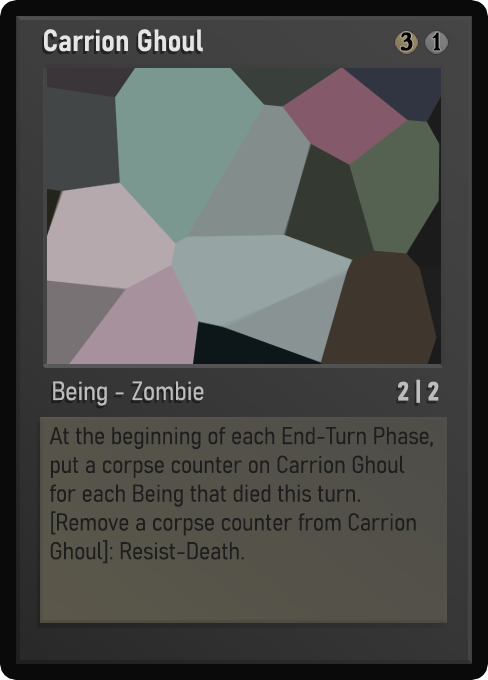
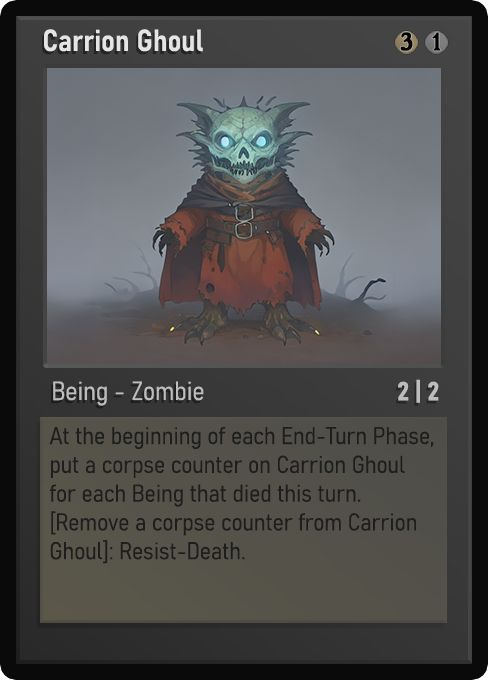
The second 488 × 680 image is a revision of the first. Changes to its layers:
painted on "Name" over <box>44,29,190,51</box>
painted on "AtkDef" over <box>398,382,438,390</box>
painted on "Class" over <box>53,381,204,405</box>
painted on "Desc_norm" over <box>52,428,434,560</box>
painted on "Artwork" over <box>47,68,441,364</box>
